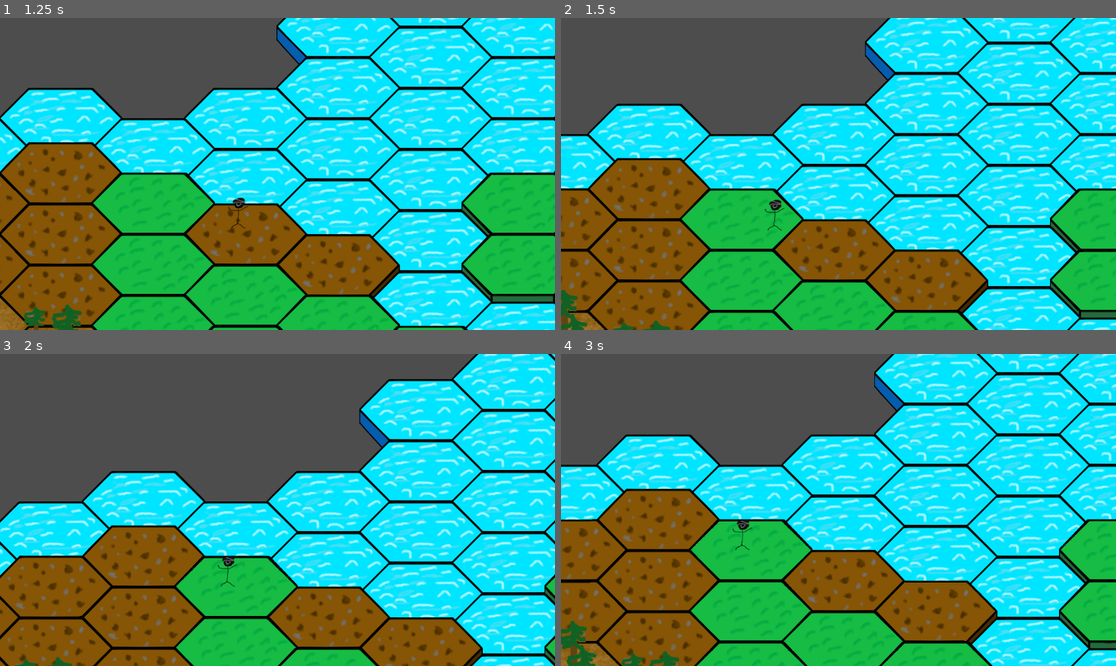
Above: before the commit, frames 1-4 (two rows, left to right).
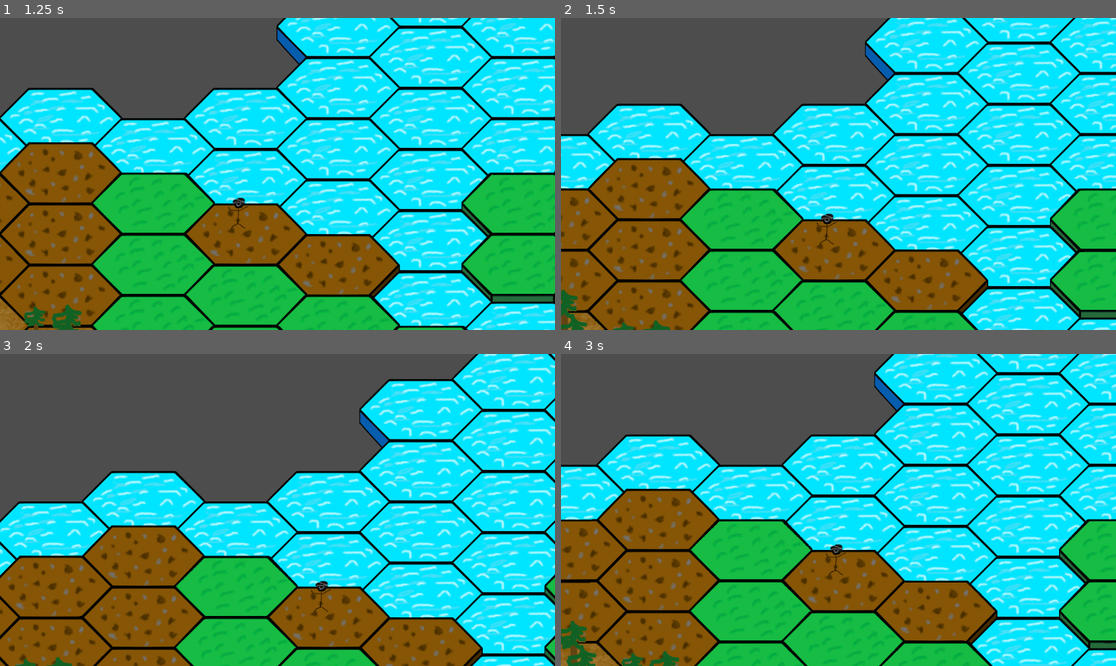
Above: after the commit, the same moments.

Repository: Schadows-Games-A-Synk/A_Synk_1
Game: Godot game, scene res://node_2d.tscn
Same seed, same stepped clock (60 frames per second), same inputs: the game is played once before the commit and once after it.
Inputs (mouse positions are in pixels of both pictures, inside the frame that each line leads up to):
- Up to frame 1 (1.25 s): tap Enter at 0.5 s; move the mouse to (399, 158) at 0.52 s; press the mouse at (399, 158) at 0.53 s
- Up to frame 2 (1.5 s): release the mouse at (960, 158) at 1.25 s; tap Space at 1.25 s; drag from (727, 189) to (810, 236) at 1.27 s
- Up to frame 3 (2 s): no input
- Up to frame 4 (3 s): tap Enter at 2 s; move the mouse to (894, 441) at 2.02 s; press the mouse at (894, 441) at 2.03 s; release the mouse at (894, 441) at 2.75 s; tap Space at 2.75 s; drag from (810, 572) to (672, 463) at 2.77 s

Frame 1 is identical in both runs. In frame 2, 0.2% of the frame differs, in the area x 36-50%, y 58-73%; in frame 3, 0.2%; in frame 4, 0.2%.

Commit message:
diver input move and pan cam

Diff:
--- a/asynk-rpg/hex_agent.gd
+++ b/asynk-rpg/hex_agent.gd
@@ -2,13 +2,16 @@
 
 
 @export var tileMap: TileMapLayer
-@export var offSet = Vector2(0,-6)
+@export var offSet := Vector2(0,-6)
+var StartMousPos: Vector2
 
 var isMoving = false
 
 func _input(event: InputEvent) -> void:
 	if Input.is_action_just_pressed("MOUSE_BUTTON_LEFT"):
-		_move()
+		StartMousPos = event.position
+	if Input.is_action_just_released("MOUSE_BUTTON_LEFT") and (StartMousPos.distance_to(event.position)< 10):
+			_move()
 
 
 func _move():
--- a/asynk-rpg/project.godot
+++ b/asynk-rpg/project.godot
@@ -14,6 +14,10 @@
 run/main_scene="res://node_2d.tscn"
 config/features=PackedStringArray("4.5", "GL Compatibility")
 config/icon="res://icon.svg"
+
+[display]
+
+window/size/always_on_top=true
 
 [input]
 
